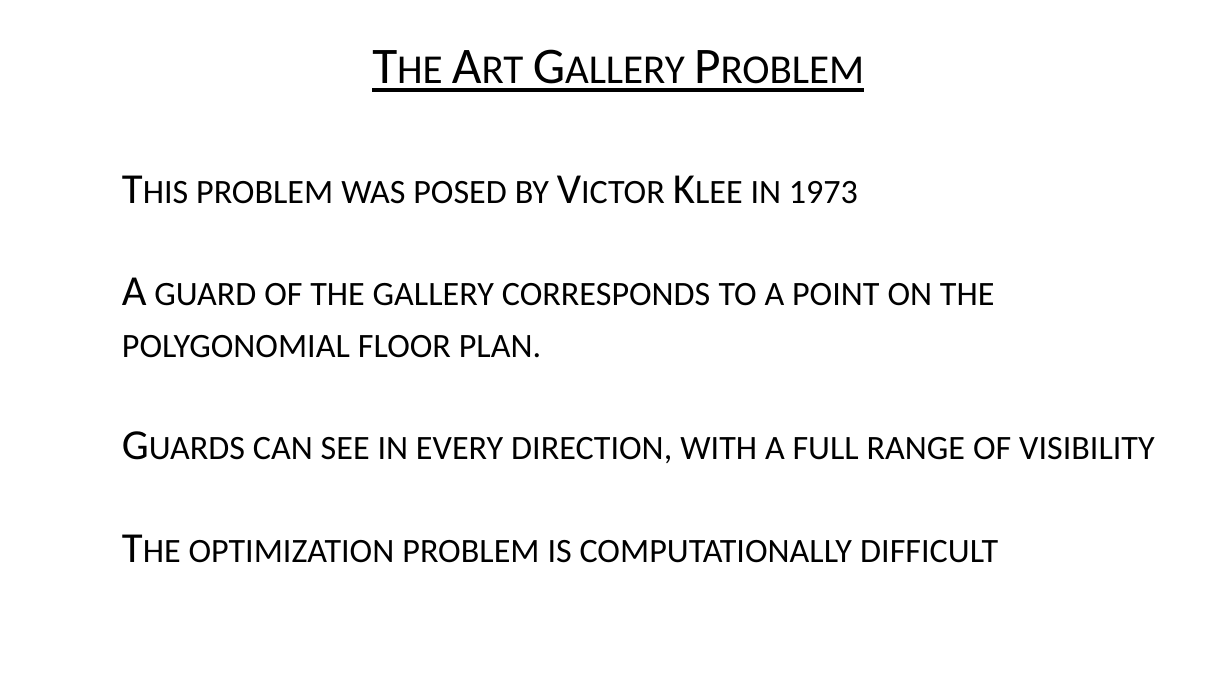
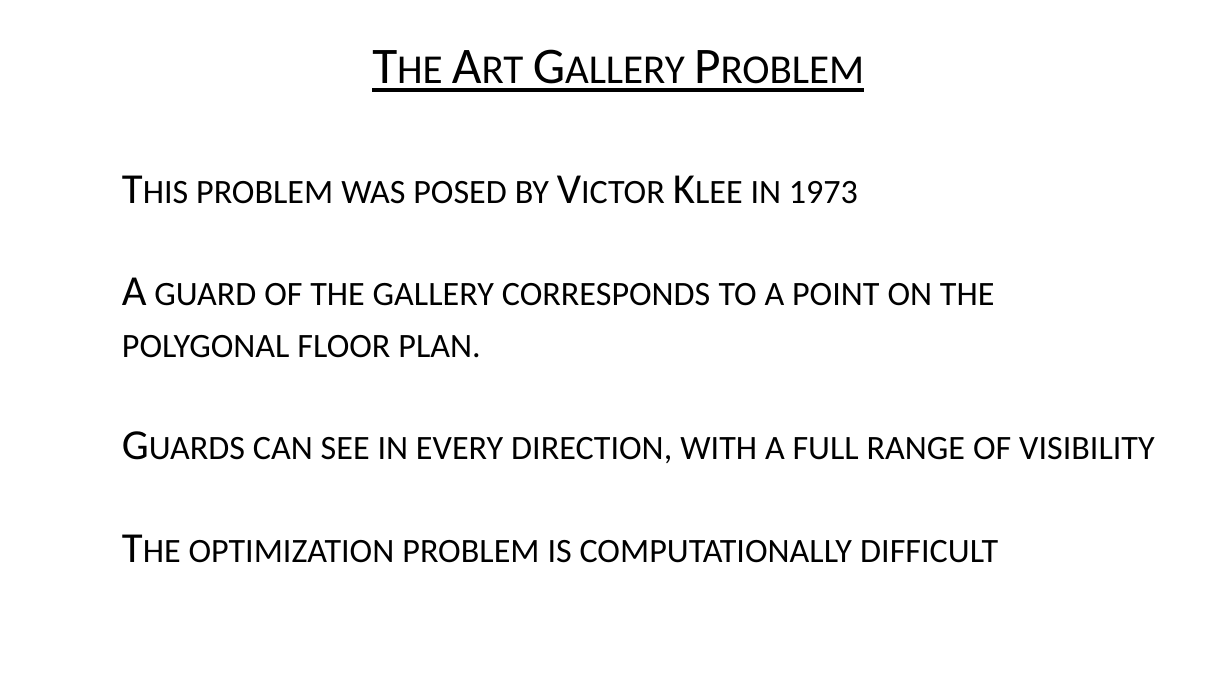
Before and after one commit to USFDataVisualization/Computational-Geometry-Lecture, a slide deck: slide 3 of M09-art_gallery_problem.pptx. Drawn at 1232x693 pixels with LibreOffice and Linux fonts; fonts in the diff are those of the drawing; background and template pictures are left out. Boxes give left, top, right and bottom in pixels: in the first picture for what was removed or moved away, otherwise in the second. Text is boxed around its words. In the diff, an @@ line names an element or a change of style, - is before the commit and + after.

```diff
--- a/M09-art_gallery_problem.pptx
+++ b/M09-art_gallery_problem.pptx
@@ text at (x1=122, y1=277, x2=995, y2=358): text changed @@
-• A guard of the gallery corresponds to a point on the polygonomial floor plan.
+• A guard of the gallery corresponds to a point on the polygonal floor plan.
```
Also in this commit, not shown: 4 other slides changed, 10 slides removed, 33 other files.
